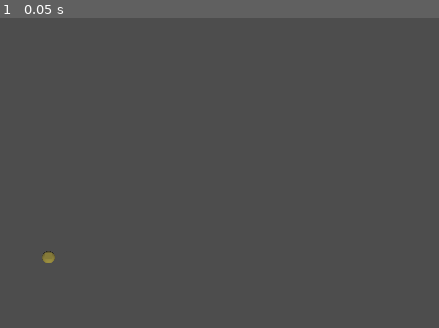
Above: before the commit, frame 1.
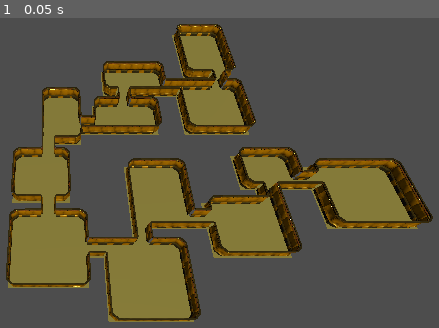
Above: after the commit, the same moment.

Repository: CalebJep/hackusu2023
Game: Godot game, scene res://testNode.tscn
The game is run twice, just before and just after one commit, with the same random seed, the same clock (stepped at 60 frames per second) and the same inputs. This scene is started directly instead of the project's main scene.
Inputs:
- Up to frame 1 (0.05 s): no input

The runs differ from the first frame. In frame 1, 38% of the frame differs, in the area x 1-99%, y 1-99%.

Commit message:
more work on generator

Diff:
--- a/DungeonGenerator.gd
+++ b/DungeonGenerator.gd
@@ -1,6 +1,11 @@
 extends Node3D
 
-@export var tile : PackedScene
+@export var floor : PackedScene
+#simple, inner, and outer walls
+@export var s_wall : PackedScene
+@export var i_wall : PackedScene
+@export var o_wall : PackedScene
+
 @export var tileSize: int
 
 var rooms = []
@@ -20,32 +25,64 @@
 func _ready():
 	generate(12, 6, 3)
 	generate_matrix()
-	print_matrix()
 	mark_available_doors()
 	print("\n")
 	print_matrix()
-	var yrot = 0
 	for i in range(rooms.size()):
 
 		var room = rooms[i] as Room
 		for x in range(room.x, room.x + room.width):
 			for y in range(room.y, room.y + room.height):
-				var newTile = tile.instantiate() as Node3D
+				var newTile = floor.instantiate() as Node3D
 				newTile.position.x = x * tileSize
 				newTile.position.z = y * tileSize
-				newTile.rotate_y(yrot)
 				get_node("/root/Node3D").add_child(newTile)
-		yrot += 10
+
 
 	doors = remove_duplicate_doors(doors)
+	print_matrix()
+	for i in range(rooms.size()):
+		var room = rooms[i] as Room
+		for x in range(room.x, room.x + room.width):
+			for y in range(room.y, room.y + room.height):
+				make_walls(x, y)
 
 	for door in doors:
 		door = door as Door
-		var doortile = tile.instantiate() as Node3D
+		var doortile = floor.instantiate() as Node3D
 		doortile.position.x = door.x * tileSize
 		doortile.position.z = door.y * tileSize
-		doortile.rotate_z(PI)
+		make_walls(door.x, door.y)
 		get_node("/root/Node3D").add_child(doortile)
+
+func make_walls(x, y):
+	var first_wall
+	var i = 0
+	while i < 4:
+		var x_offset = directions[i * 2]
+		var y_offset = directions[i * 2 + 1]
+		if matrix['values'][y + y_offset - matrix['starty']][x + x_offset - matrix['startx']] == 0:
+			x_offset = directions[((i + 1) % 4) * 2]
+			y_offset = directions[((i + 1) % 4) * 2 + 1]
+			if matrix['values'][y + y_offset - matrix['starty']][x + x_offset - matrix['startx']] == 0:
+				#instantiate a corner/inner wall and advance i
+				var i_wall_new = i_wall.instantiate() as Node3D
+				i_wall_new.position = Vector3(x * tileSize, 0, y * tileSize)
+				i_wall_new.rotate_y(PI * -i / 2 + PI)
+				get_node("/root/Node3D").add_child(i_wall_new)
+				i += 2
+				if i >= 4 and first_wall != null:
+					first_wall.queue_free()
+				continue
+			else:
+				#instantiate a wall
+				var walltile = s_wall.instantiate() as Node3D
+				walltile.position = Vector3(x * tileSize, 0, y * tileSize)
+				walltile.rotate_y(PI * -i / 2+ PI)
+				get_node("/root/Node3D").add_child(walltile)
+				if i == 0:
+					first_wall = walltile
+		i += 1
 
 #note: destructive function
 func remove_duplicate_doors(doors : Array):
@@ -60,6 +97,7 @@
 				break
 		if keep:
 			kept_doors.append(door)
+			matrix['values'][door.y - matrix['starty']][door.x - matrix['startx']] = -1
 	return kept_doors
 
 func mark_available_doors():
@@ -85,7 +123,6 @@
 #							room.id = id_val
 #							room.populate_matrix(matrix, matrix['values'][i + 1][j])
 						doors.append(Door.new(j + matrix['startx'], i + matrix['starty'], [matrix['values'][i + 1][j], matrix['values'][i - 1][j]] ))
-
 func get_rooms_by_id(id : int):
 	var ret = []
 	for room in rooms:
@@ -94,8 +131,8 @@
 	return ret
 
 func generate_matrix():
-	var row = [0]
-	row.resize(matrix['endx'] - matrix['startx'])
+	var row = []
+	row.resize(matrix['endx'] - matrix['startx'] + 1)
 	row.fill(0)
 	for i in range(matrix['endy'] - matrix['starty'] + 1):
 		matrix['values'].append(row.duplicate())
@@ -172,13 +209,13 @@
 		self.height = height
 		self.id = id
 		if self.x - 1 < matrix['startx']:
-			matrix['startx'] = self.x - 1
+			matrix['startx'] = self.x - 2
 		elif self.x + self.width + 1 > matrix['endx']:
-			matrix['endx'] = self.x + self.width + 1
+			matrix['endx'] = self.x + self.width + 2
 		if self.y + 1 < matrix['starty']:
-			matrix['starty'] = self.y + 1
+			matrix['starty'] = self.y - 2
 		elif self.y + self.height + 1 > matrix['endy']:
-			matrix['endy'] = self.y + self.height + 1
+			matrix['endy'] = self.y + self.height + 2
 
 	func check_overlap(otherRoom):
 		otherRoom = otherRoom as Room
--- a/testNode.tscn
+++ b/testNode.tscn
@@ -1,25 +1,26 @@
-[gd_scene load_steps=5 format=3 uid="uid://cypfu0gyt8i2a"]
+[gd_scene load_steps=7 format=3 uid="uid://cypfu0gyt8i2a"]
 
 [ext_resource type="Script" path="res://DungeonGenerator.gd" id="1_s6vnp"]
-[ext_resource type="PackedScene" uid="uid://dnb7ef120ydwk" path="res://placeholder_tile.tscn" id="2_vwofi"]
+[ext_resource type="PackedScene" uid="uid://dnpyym87t3qd1" path="res://tiles/floor.tscn" id="2_qynvb"]
+[ext_resource type="PackedScene" uid="uid://c43m6g3mes7ud" path="res://tiles/simplewall.tscn" id="3_dbeex"]
+[ext_resource type="PackedScene" uid="uid://cgv6dpff6w01m" path="res://tiles/cornerwall.tscn" id="4_xklja"]
+[ext_resource type="PackedScene" uid="uid://bn7d1tkiehxab" path="res://tiles/inversewall.tscn" id="5_b4hxp"]
 
 [sub_resource type="Environment" id="Environment_bo8qg"]
 ambient_light_color = Color(0, 0, 0.298039, 1)
 
-[sub_resource type="SphereMesh" id="SphereMesh_51rbs"]
-radius = 1.0
-
 [node name="Node3D" type="Node3D"]
 script = ExtResource("1_s6vnp")
-tile = ExtResource("2_vwofi")
+floor = ExtResource("2_qynvb")
+s_wall = ExtResource("3_dbeex")
+i_wall = ExtResource("4_xklja")
+o_wall = ExtResource("5_b4hxp")
+tileSize = 4
 
 [node name="Camera3D" type="Camera3D" parent="."]
-transform = Transform3D(1, 0, 0, 0, 0.394471, 0.918908, 0, -0.918908, 0.394471, 0, 42.7531, 15.3672)
+transform = Transform3D(1, 0, 0, 0, 0.394471, 0.918908, 0, -0.918908, 0.394471, 0, 70.2106, 27.1542)
 environment = SubResource("Environment_bo8qg")
 
 [node name="DirectionalLight3D" type="DirectionalLight3D" parent="Camera3D"]
 transform = Transform3D(0.517426, 0.853285, 0.0646177, -0.793316, 0.506628, -0.337605, -0.320811, 0.123423, 0.939067, 0, 0, 0)
 light_color = Color(1, 0.917647, 0.356863, 1)
-
-[node name="MeshInstance3D" type="MeshInstance3D" parent="."]
-mesh = SubResource("SphereMesh_51rbs")
--- /dev/null
+++ b/tiles/cornerwall.tscn
@@ -0,0 +1,18 @@
+[gd_scene load_steps=3 format=3 uid="uid://cgv6dpff6w01m"]
+
+[ext_resource type="PackedScene" uid="uid://bjtiyb40xmajt" path="res://Models/Cornerwallfinal.glb" id="1_fl24l"]
+
+[sub_resource type="BoxShape3D" id="BoxShape3D_a7a45"]
+size = Vector3(1, 4, 4)
+
+[node name="cornerwall" type="StaticBody3D"]
+
+[node name="Cornerwallfinal" parent="." instance=ExtResource("1_fl24l")]
+
+[node name="CollisionShape3D" type="CollisionShape3D" parent="."]
+transform = Transform3D(1, 0, 0, 0, 1, 0, 0, 0, 1, -2, 2, 0)
+shape = SubResource("BoxShape3D_a7a45")
+
+[node name="CollisionShape3D2" type="CollisionShape3D" parent="."]
+transform = Transform3D(-4.37114e-08, 0, -1, 0, 1, 0, 1, 0, -4.37114e-08, 8.74228e-08, 2, -2)
+shape = SubResource("BoxShape3D_a7a45")
--- /dev/null
+++ b/tiles/floor.tscn
@@ -0,0 +1,17 @@
+[gd_scene load_steps=3 format=3 uid="uid://dnpyym87t3qd1"]
+
+[sub_resource type="QuadMesh" id="QuadMesh_scnk1"]
+size = Vector2(4, 4)
+
+[sub_resource type="BoxShape3D" id="BoxShape3D_3fgkg"]
+size = Vector3(4, 1, 4)
+
+[node name="floor" type="StaticBody3D"]
+
+[node name="MeshInstance3D" type="MeshInstance3D" parent="."]
+transform = Transform3D(1, 0, 0, 0, 1.19249e-08, 1, 0, -1, 1.19249e-08, 0, 0, 0)
+mesh = SubResource("QuadMesh_scnk1")
+
+[node name="CollisionShape3D" type="CollisionShape3D" parent="."]
+transform = Transform3D(1, 0, 0, 0, 1, 0, 0, 0, 1, 0, -0.5, 0)
+shape = SubResource("BoxShape3D_3fgkg")
--- /dev/null
+++ b/tiles/inversewall.tscn
@@ -0,0 +1,14 @@
+[gd_scene load_steps=3 format=3 uid="uid://bn7d1tkiehxab"]
+
+[ext_resource type="PackedScene" uid="uid://b8ek5hbramoal" path="res://Models/inversewallfinal.glb" id="1_bdggt"]
+
+[sub_resource type="BoxShape3D" id="BoxShape3D_vg02a"]
+size = Vector3(1, 4, 1)
+
+[node name="inversewall" type="StaticBody3D"]
+
+[node name="inversewallfinal" parent="." instance=ExtResource("1_bdggt")]
+
+[node name="CollisionShape3D2" type="CollisionShape3D" parent="inversewallfinal"]
+transform = Transform3D(-4.37114e-08, 0, -1, 0, 1, 0, 1, 0, -4.37114e-08, 2, 2, 2)
+shape = SubResource("BoxShape3D_vg02a")
--- /dev/null
+++ b/tiles/simplewall.tscn
@@ -0,0 +1,14 @@
+[gd_scene load_steps=3 format=3 uid="uid://c43m6g3mes7ud"]
+
+[ext_resource type="PackedScene" uid="uid://1rabxfv2hgq0" path="res://Models/Simplewallfinal.glb" id="1_vuqvu"]
+
+[sub_resource type="BoxShape3D" id="BoxShape3D_fc447"]
+size = Vector3(1, 4, 4)
+
+[node name="simplewall" type="StaticBody3D"]
+
+[node name="Simplewallfinal" parent="." instance=ExtResource("1_vuqvu")]
+
+[node name="CollisionShape3D" type="CollisionShape3D" parent="."]
+transform = Transform3D(1, 0, 0, 0, 1, 0, 0, 0, 1, -2, 2, 0)
+shape = SubResource("BoxShape3D_fc447")
Binary file added: Models/Cornerwallfinal.glb
Not shown, added: Models/Cornerwallfinal.glb.import
Binary file added: Models/Cornerwallfinal_Cornerwall2_Material.001_Metallic-Cornerwall2_Material.png
Not shown, added: Models/Cornerwallfinal_Cornerwall2_Material.001_Metallic-Cornerwall2_Material.png.import
Binary file added: Models/Cornerwallfinal_Cornerwall2_Material.002_Metallic-Cornerwall2_Material.png
Not shown, added: Models/Cornerwallfinal_Cornerwall2_Material.002_Metallic-Cornerwall2_Material.png.import
Binary file added: Models/Cornerwallfinal_Cornerwall2_Material.003_Metallic-Cornerwall2_Material.png
Not shown, added: Models/Cornerwallfinal_Cornerwall2_Material.003_Metallic-Cornerwall2_Material.png.import
Binary file added: Models/Cornerwallfinal_Cornerwall2_Material.004_Metallic-Cornerwall2_Material.png
Not shown, added: Models/Cornerwallfinal_Cornerwall2_Material.004_Metallic-Cornerwall2_Material.png.import
Binary file added: Models/Cornerwallfinal_Cornerwall2_Material.png
Not shown, added: Models/Cornerwallfinal_Cornerwall2_Material.png.import
(and 422 more such lines)
